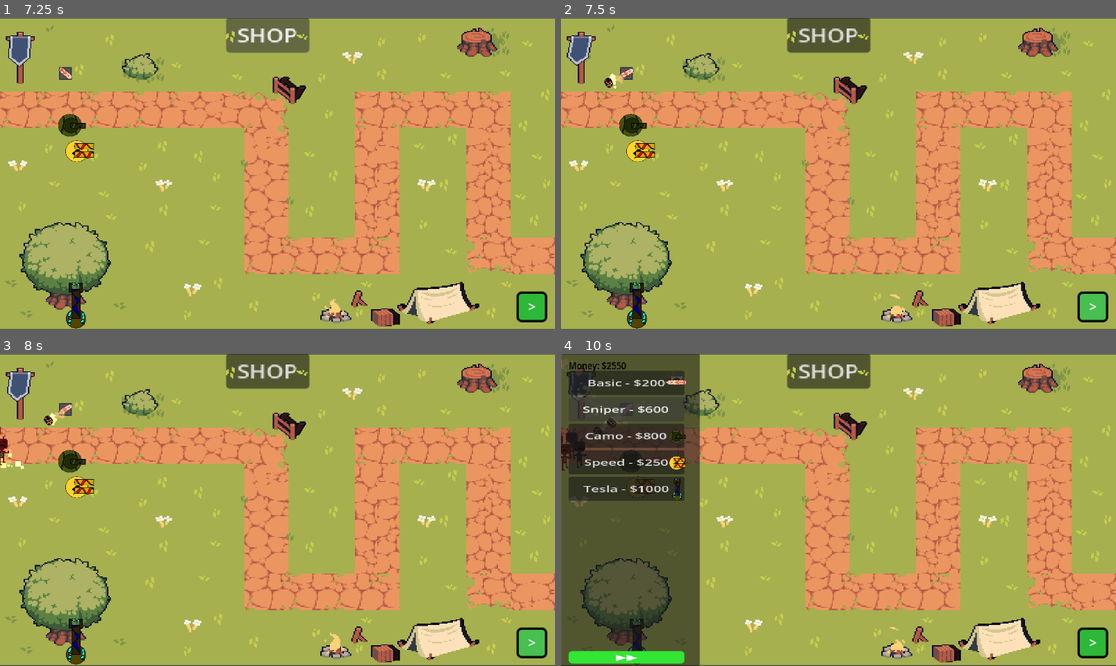
Above: before the commit, frames 1-4 (two rows, left to right).
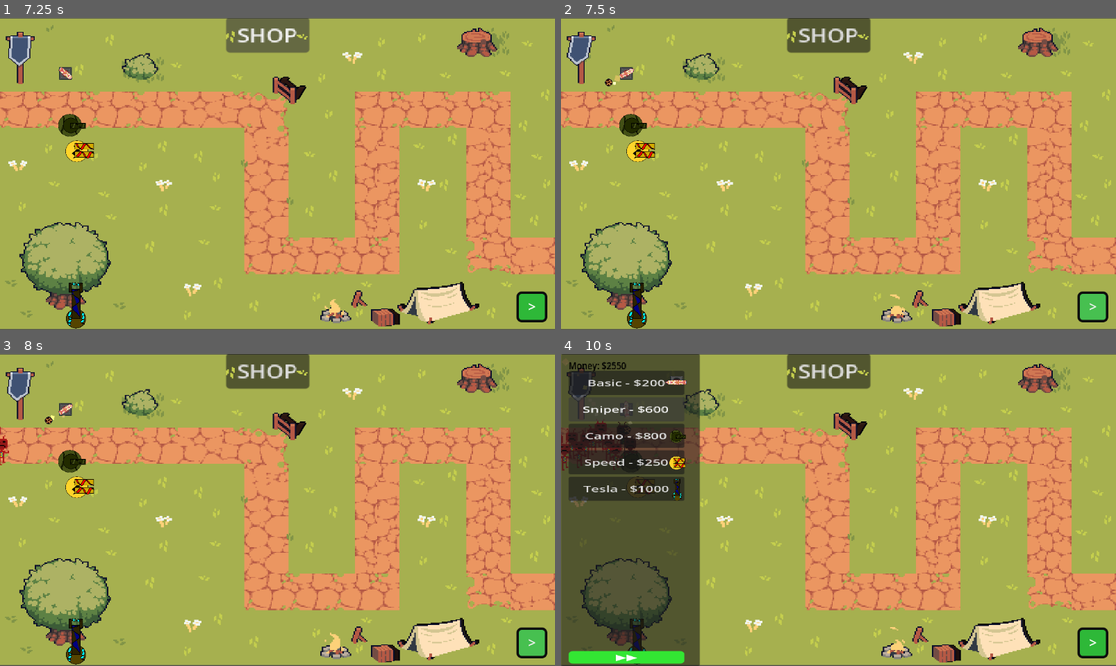
Above: after the commit, the same moments.

Repository: Matthewfrogman/Battle_towers
Game: Godot game, scene res://scenes/main_menu.tscn
The game is run twice, just before and just after one commit, with the same random seed, the same clock (stepped at 60 frames per second) and the same inputs.
Inputs:
- Up to frame 1 (7.25 s): click "PLAY" at 0.5 s; click "PLAY" at 1.25 s; click "Basic - $200" at 2 s; click "Sniper - $600" at 2.75 s; click "Camo - $800" at 3.5 s; click "Speed - $250" at 4.25 s; click "Tesla - $1000" at 5 s; click "▶▶" at 5.75 s; click "SHOP" at 6.5 s
- Up to frame 2 (7.5 s): click ">" at 7.25 s
- Up to frame 3 (8 s): no input
- Up to frame 4 (10 s): click "SHOP" at 8 s; click "Basic - $200" at 8.75 s; click "Sniper - $600" at 9.5 s

Frame 1 is identical in both runs. In frame 2, less than 0.1% of the frame differs, in the area x 7-12%, y 17-23%; in frame 3, 0.3%; in frame 4, 0.5%, in the area x 0-14%, y 2-38%.
Error after the commit: Cannot call method 'instantiate' on a null value. (res://Towers/tower.gd:110)

Commit message:
Tower Fixes and size changes

Diff:
--- a/Towers/tower.gd
+++ b/Towers/tower.gd
@@ -1,6 +1,4 @@
 class_name Tower extends Area2D
-
-@warning_ignore("integer_division")
 
 @onready var timer = get_node("Cooldown Timer")
 @onready var range_scene = get_node("Range")
@@ -10,14 +8,17 @@
 # VVV things that'll change between towers VVV
 #the radius of where it can shoot
 @export var sees_camo: bool = false
+#time between attacks
 @export var cooldown: float = 5.0
+#angle in radians between bullets
 @export var bullet_spread: float = 0.1
 @export var attack_range: int
 @export var attack: int = 5
 @export var bullet_speed: int = 100
-@export var pierce: int = 3
+#the amount of enemies the bullet can pass through before it expires
+@export var pierce: int = 1
 #num of bullets. this number should ALWAYS be odd so it looks good.
-@export var projectiles: int = 5
+@export var projectiles: int = 1
 #a reference to the bullet/projectile it instantiates
 @export var bullet_scene: PackedScene
 
@@ -61,7 +62,6 @@
 
 			if target == "first" and enemies["first"] is Array and is_instance_valid(enemies["first"][0]):
 				lookingat = enemies["first"][0].global_position
-				#this isn't calling once the first enemy dies
 
 
 			if enemies["first"] is int:
@@ -81,14 +81,14 @@
 		else:
 			sees_enemy = false
 			if timer.time_left <= 0.1:
-				#pauses so the cooldown doesnt get to low, and
+				#pauses so the cooldown doesnt get to low
 				timer.paused = true
 
 
 		if canshoot and sees_enemy: shoot(bullet_speed, "angled", projectiles)
 
 
-#shoot controls the direction and amount of each bullet, and also the angles
+#shoot controls the direction and amount of each bullet
 func shoot(speed: int, angle_mode: String, bnum: int):
 	if angle_mode == "straight":
 		#doesn't do anything with multiple projectiles rn
